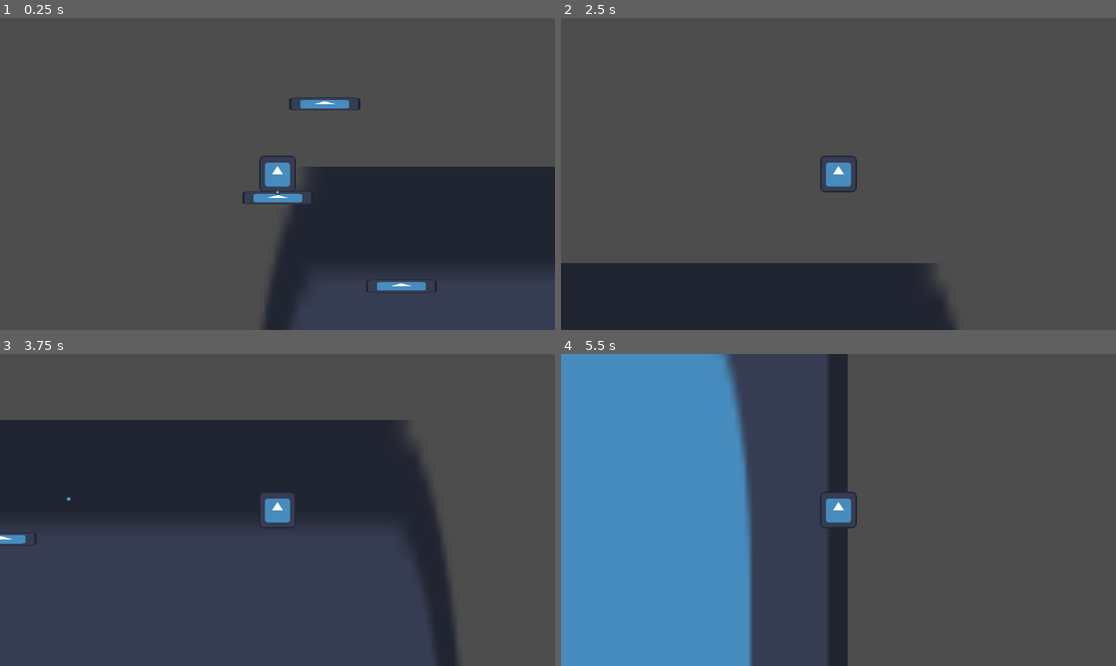
Above: before the commit, frames 1-4 (two rows, left to right).
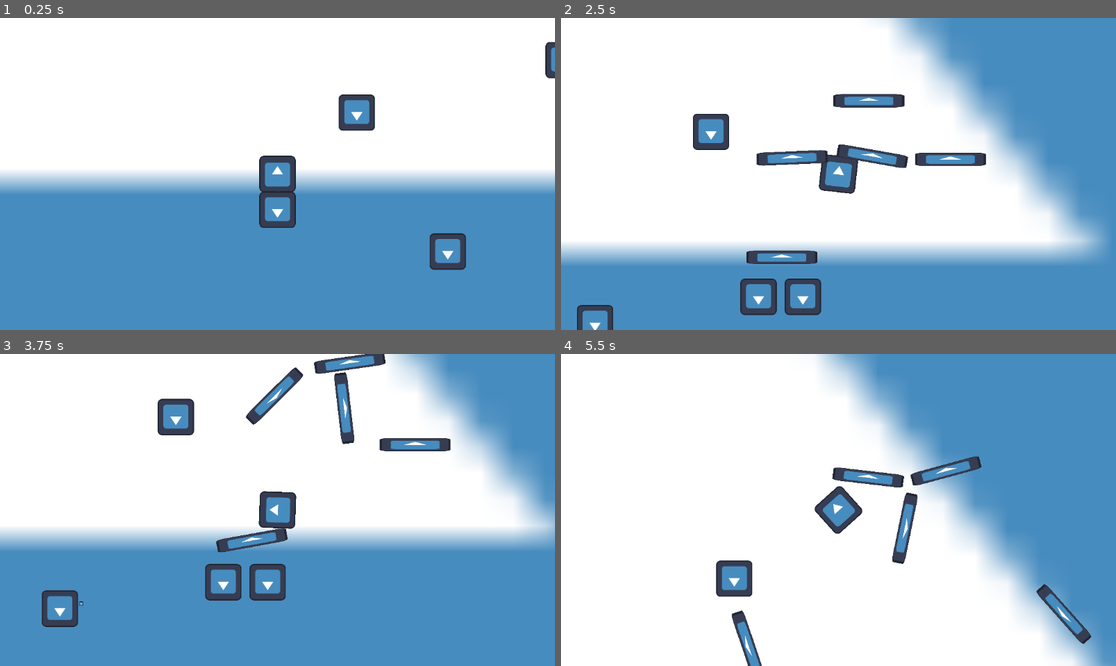
Above: after the commit, the same moments.

Repository: Eagleast/No_platform_the_game
Game: Godot game, scene res://Scenes/jumper_scene.tscn
Two runs of this game, one before a commit and one after it. Both use one fixed random seed, a clock stepped at 60 frames per second and the inputs below. The engine's default icon, where the game draws it, is replaced by a stand-in: a white triangle on a blue panel in a dark square.
Inputs (mouse positions are in pixels of both pictures, inside the frame that each line leads up to):
- Up to frame 1 (0.25 s): no input
- Up to frame 2 (2.5 s): tap Enter at 0.5 s; move the mouse to (960, 158) at 0.52 s; tap Space (jump) at 0.6, 0.77, 1.07, 1.35, 1.52, 1.82, 2.1 s; move the mouse to (727, 189) at 1.27 s; move the mouse to (894, 105) at 2.02 s
- Up to frame 3 (3.75 s): move the mouse to (249, 572) at 2.77 s; tap Space (jump) at 2.85, 3.02, 3.32, 3.6 s; move the mouse to (444, 556) at 3.52 s
- Up to frame 4 (5.5 s): tap Space (jump) at 3.77, 4.07, 4.35, 4.52, 4.82, 5.1 s; move the mouse to (672, 463) at 4.27 s; move the mouse to (866, 510) at 5.02 s

The runs differ from the first frame. In frame 1, 98% of the frame differs, in the area x 0-100%, y 0-100%; in frame 2, 98%; in frame 3, 97%; in frame 4, 98%.

Commit message:
Fixing et ajout du premier niveau de test
temps avant que jumper puisse se fixer diminué
nouvelle scene avec des platform non bougeable et des platform bougeable
Ajout des platform fixes
correction du bug de deplacment avec le jump de jumper
ajout de commentaire pour clarifier des fonctions

Diff:
--- a/Scenes/jumper.tscn
+++ b/Scenes/jumper.tscn
@@ -30,7 +30,7 @@
 
 [node name="Timer" type="Timer" parent="."]
 process_callback = 0
-wait_time = 0.2
+wait_time = 0.1
 one_shot = true
 
 [connection signal="body_entered" from="." to="." method="_on_body_entered"]
--- a/Scenes/jumper_scene.tscn
+++ b/Scenes/jumper_scene.tscn
@@ -1,26 +1,52 @@
-[gd_scene load_steps=5 format=3 uid="uid://poglodaq8dc7"]
+[gd_scene load_steps=6 format=3 uid="uid://8l50u8maqmrn"]
 
 [ext_resource type="PackedScene" uid="uid://dvr0nl20r1wci" path="res://Scenes/jumper.tscn" id="1_csb1s"]
 [ext_resource type="Texture2D" uid="uid://brtt04gm73rop" path="res://icon.svg" id="1_jxg68"]
 [ext_resource type="PackedScene" uid="uid://c1j1gype5kvjh" path="res://Scenes/platform_movable.tscn" id="3_nln7u"]
-[ext_resource type="PackedScene" uid="uid://cjbn82ei1uxwk" path="res://Scenes/debug_marker.tscn" id="4_wtgdy"]
+[ext_resource type="PackedScene" path="res://Scenes/debug_marker.tscn" id="4_wtgdy"]
+[ext_resource type="PackedScene" uid="uid://dtd4b0703cc0a" path="res://Scenes/platform_not_moving.tscn" id="5_m8ckb"]
 
 [node name="jumper_scene" type="Node2D"]
 
 [node name="Sprite2D2" type="Sprite2D" parent="."]
-position = Vector2(980, 5806)
-scale = Vector2(17.0469, 92.1172)
+position = Vector2(98, -224)
+scale = Vector2(113.336, 92.1172)
 texture = ExtResource("1_jxg68")
+metadata/_edit_lock_ = true
 
 [node name="sol" parent="." instance=ExtResource("3_nln7u")]
-position = Vector2(436, 330)
+position = Vector2(1849, -371)
 
 [node name="Jumper" parent="." instance=ExtResource("1_csb1s")]
 
 [node name="sol2" parent="." instance=ExtResource("3_nln7u")]
-position = Vector2(1, 18)
+position = Vector2(1256, -26)
 
 [node name="sol3" parent="." instance=ExtResource("3_nln7u")]
-position = Vector2(166, -311)
+position = Vector2(1572, -372)
+
+[node name="sol4" parent="." instance=ExtResource("3_nln7u")]
+position = Vector2(1294, -374)
+
+[node name="sol5" parent="." instance=ExtResource("3_nln7u")]
+position = Vector2(1562, -577)
 
 [node name="Marker2D" parent="." instance=ExtResource("4_wtgdy")]
+
+[node name="StaticBody2D" parent="." instance=ExtResource("5_m8ckb")]
+position = Vector2(0, 59)
+
+[node name="StaticBody2D5" parent="." instance=ExtResource("5_m8ckb")]
+position = Vector2(1330, 113)
+
+[node name="StaticBody2D6" parent="." instance=ExtResource("5_m8ckb")]
+position = Vector2(1174, 113)
+
+[node name="StaticBody2D2" parent="." instance=ExtResource("5_m8ckb")]
+position = Vector2(279, -283)
+
+[node name="StaticBody2D3" parent="." instance=ExtResource("5_m8ckb")]
+position = Vector2(599, 206)
+
+[node name="StaticBody2D4" parent="." instance=ExtResource("5_m8ckb")]
+position = Vector2(1007, -468)
--- /dev/null
+++ b/Scenes/platform_not_moving.tscn
@@ -0,0 +1,16 @@
+[gd_scene load_steps=3 format=3 uid="uid://dtd4b0703cc0a"]
+
+[ext_resource type="Texture2D" uid="uid://brtt04gm73rop" path="res://icon.svg" id="1_g6gpr"]
+
+[sub_resource type="RectangleShape2D" id="RectangleShape2D_0su1h"]
+size = Vector2(127, 127)
+
+[node name="StaticBody2D" type="StaticBody2D"]
+
+[node name="Sprite2D" type="Sprite2D" parent="." groups=["platform"]]
+scale = Vector2(1, -1)
+texture = ExtResource("1_g6gpr")
+
+[node name="CollisionShape2D" type="CollisionShape2D" parent="."]
+position = Vector2(-0.5, -0.5)
+shape = SubResource("RectangleShape2D_0su1h")
--- a/Scripts/jumper.gd
+++ b/Scripts/jumper.gd
@@ -9,6 +9,7 @@
 var jumping = false
 @onready var timer = $Timer
 @onready var marker_2d = $"../Marker2D"
+@onready var jumper = $"."
 
 # Get the gravity from the project settings to be synced with RigidBody nodes.
 var gravity = ProjectSettings.get_setting("physics/2d/default_gravity")
@@ -34,7 +35,9 @@
 	update_marker()
 	if is_sticking == false && body_state.get_contact_count() == 1 and not jumping:
 		is_sticking = true
-		# Ignore Godot physics once the ball sticks
+		#set jumper velocity to 0 so the old velocity doesnt add up in next jump
+		jumper.set_linear_velocity(Vector2(0,0))
+		# Ignore Godot physics once the jumper sticks
 		set_use_custom_integrator(true)
 		# Get the rigid body on which the ball will stick
 		body_on_which_sticked = body_state.get_contact_collider_object(0)
@@ -63,17 +66,27 @@
 		colliding_platforms[j].impulse(position, jump_force, mass)
 		print("impulse sent")
 
+# saute dans la direction du curseur et
 func jump():
+	#recupere la taille de la fenetre
 	var screen_size = get_window().size
+	#recupere la position de la souris dans l'ecran
 	var mouse_pos = get_viewport().get_mouse_position()
+	#comme le jumper est toujours au centre de l'ecran
+	#on peut faire l'euristique de dire que le jumper doit sauter
+	#dans la direction du vecteur qui va du centre de l'ecran à a souris
 	var jump_direction = mouse_pos - Vector2(screen_size /2)
+	#on normalize le vecteur pour ensuite lui appliquer la force voulu
 	var true_jump_dir = - jump_direction.normalized()
+	#valeur finale du saut il faut remplacer jump velocity pour que le joueur puisse regler la puissance du saut
 	var jump_force = true_jump_dir * JUMP_VELOCITY
-
+	#jumping true dure la durée du timer pour entre autre empecher jumper de se recoller a la deuxieme frame du saut
+	pushing_platforms(jump_force*10)
 	jumping = true
 	timer.start()
 	apply_central_impulse(jump_force)
 
+	#updates the position of the debug marker (not working rn)
 func update_marker():
 	var screen_size = get_window().size
 	var mouse_pos = get_viewport().get_mouse_position()
@@ -82,6 +95,7 @@
 	var jump_force = true_jump_dir * JUMP_VELOCITY
 	marker_2d.update_pos(jump_force)
 
+	#timer pour que jumper ne puisse pas se reacrcher instantanément après avoir sauté
 func _on_timer_timeout():
 	jumping = false
 	pass # Replace with function body.
